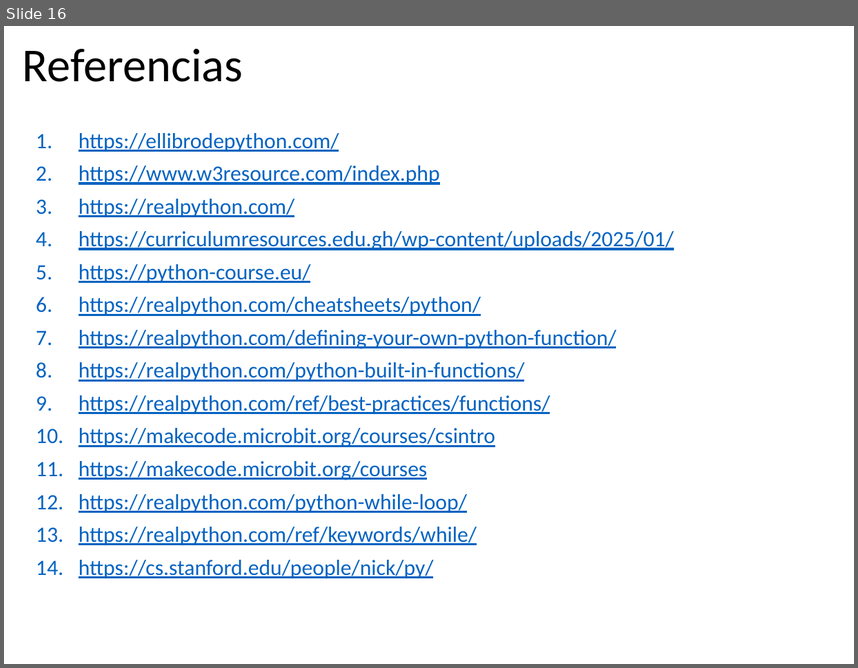
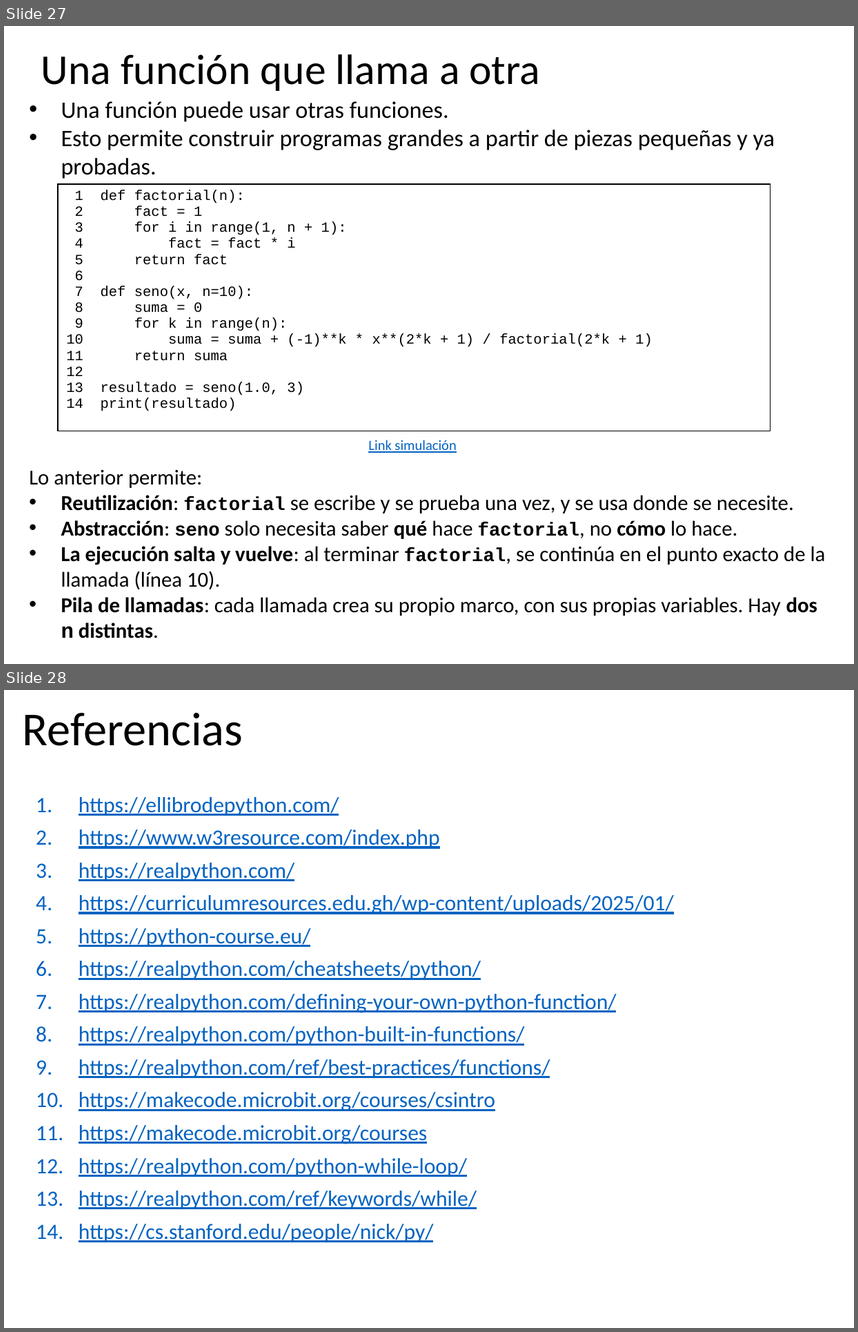
Before and after one commit to algoritmos-UdeA/logica1-20262, a slide deck: clases/10/teoria/clase-10.pptx. Shown one above the other, each under a label of ours: slide 16 before the commit, slides 27 and 28 after it. The pictures are 858x668 and 858x1332 pixels, drawn with LibreOffice and Linux fonts; fonts in the diff are those of the drawing. Boxes give left, top, right and bottom in pixels: in the first picture for what was removed or moved away, otherwise in the second. Text is boxed around its words. In the diff, an @@ line names an element or a change of style, - is before the commit and + after.

```diff
--- a/clases/10/teoria/clase-10.pptx
+++ b/clases/10/teoria/clase-10.pptx
@@ slide 27 added at (4,26,854,664), background #FFFFFF @@
@@ title added at (41,54,540,91), 36 pt, text #000000 @@
+Una función que llama a otra
@@ text added at (29,101,826,638), 18 pt, text #000000 @@
+• Una función puede usar otras funciones.
+• Esto permite construir programas grandes a partir de piezas pequeñas y ya probadas.
+Lo anterior permite:
+• Reutilización: factorial se escribe y se prueba una vez, y se usa donde se necesite.
+• Abstracción: seno solo necesita saber qué hace factorial, no cómo lo hace.
+• La ejecución salta y vuelve: al terminar factorial, se continúa en el punto exacto de la llamada (línea 10).
+• Pila de llamadas: cada llamada crea su propio marco, con sus propias variables. Hay dos n distintas.
@@ table added at (58,184,770,430), 1 rows, 1 columns @@
+1 def factorial(n): / 2 fact = 1 / 3 for i in range(1, n + 1): / 4 fact = fact * i / 5 return fact / 6 / 7 def seno(x, n=10): / 8 suma = 0 / 9 for k in range(n): / 10 suma = suma + (-1)**k * x**(2*k + 1) / factorial(2*k + 1) / 11 return suma / 12 / 13 resultado = seno(1.0, 3) / 14 print(resultado)
@@ text added at (368,439,456,452), 12 pt, text #0563C1, underline @@
+Link simulación
@@ what was slide 16 is now slide 28 @@
```
Also in this commit, not shown: 2 slides changed, 11 other slides added, 10 other files.
